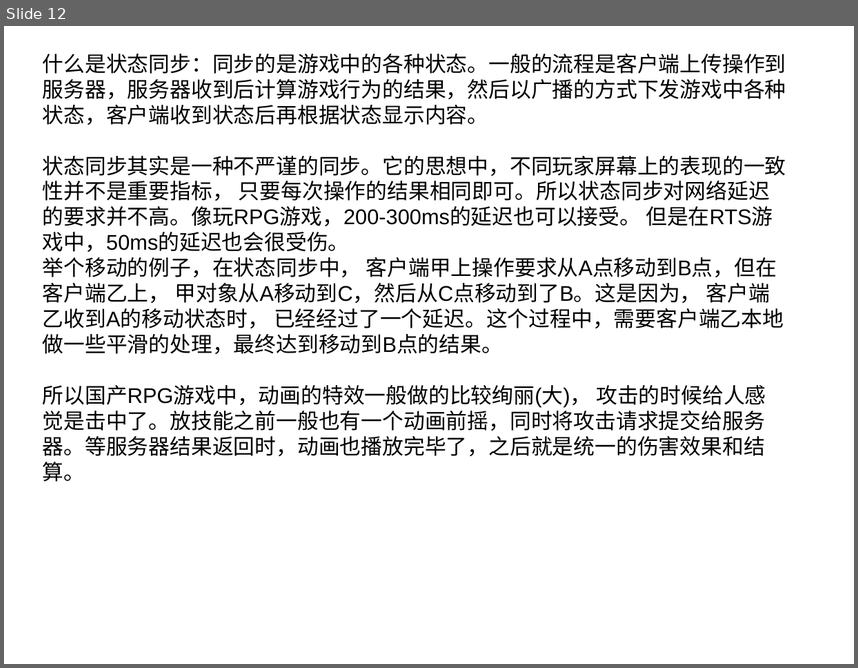
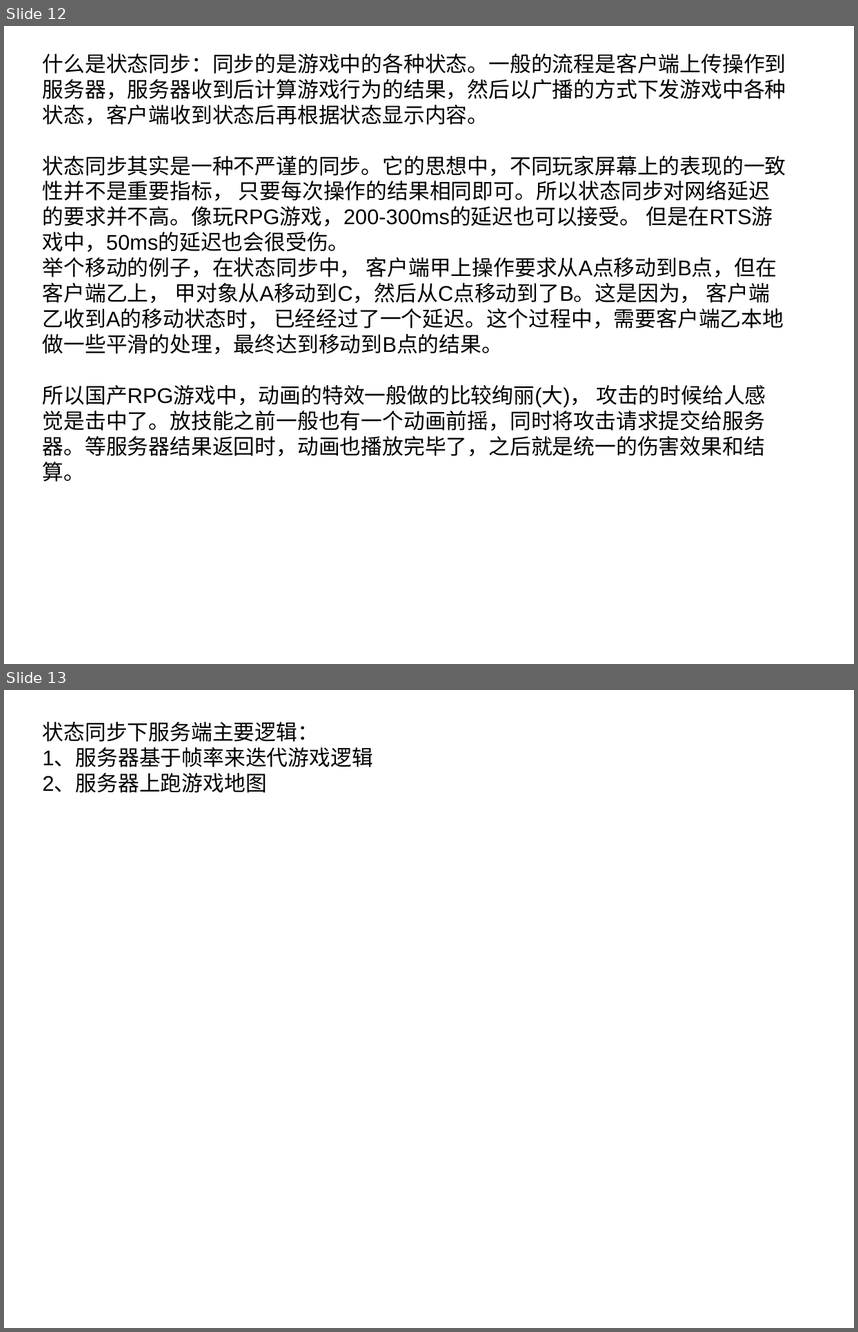
Before and after one commit to cyk88888888/LockStep-StateSynchronization, a slide deck: 浅析帧同步和状态同步.ppt. Shown one above the other, each under a label of ours: slide 12 before the commit, slides 12 and 13 after it. The pictures are 858x668 and 858x1332 pixels, drawn with LibreOffice and Linux fonts; fonts in the diff are those of the drawing. Boxes give left, top, right and bottom in pixels: in the first picture for what was removed or moved away, otherwise in the second. Text is boxed around its words. In the diff, an @@ line names an element or a change of style, - is before the commit and + after.

```diff
--- a/浅析帧同步和状态同步.ppt
+++ b/浅析帧同步和状态同步.ppt
@@ slide 13 added at (4,690,854,1328), background #FFFFFF @@
@@ text added at (43,722,373,793), 18 pt, text #000000 @@
+状态同步下服务端主要逻辑：
+1、服务器基于帧率来迭代游戏逻辑
+2、服务器上跑游戏地图
```
Also in this commit, not shown: 3 other slides added, 1 other file.
